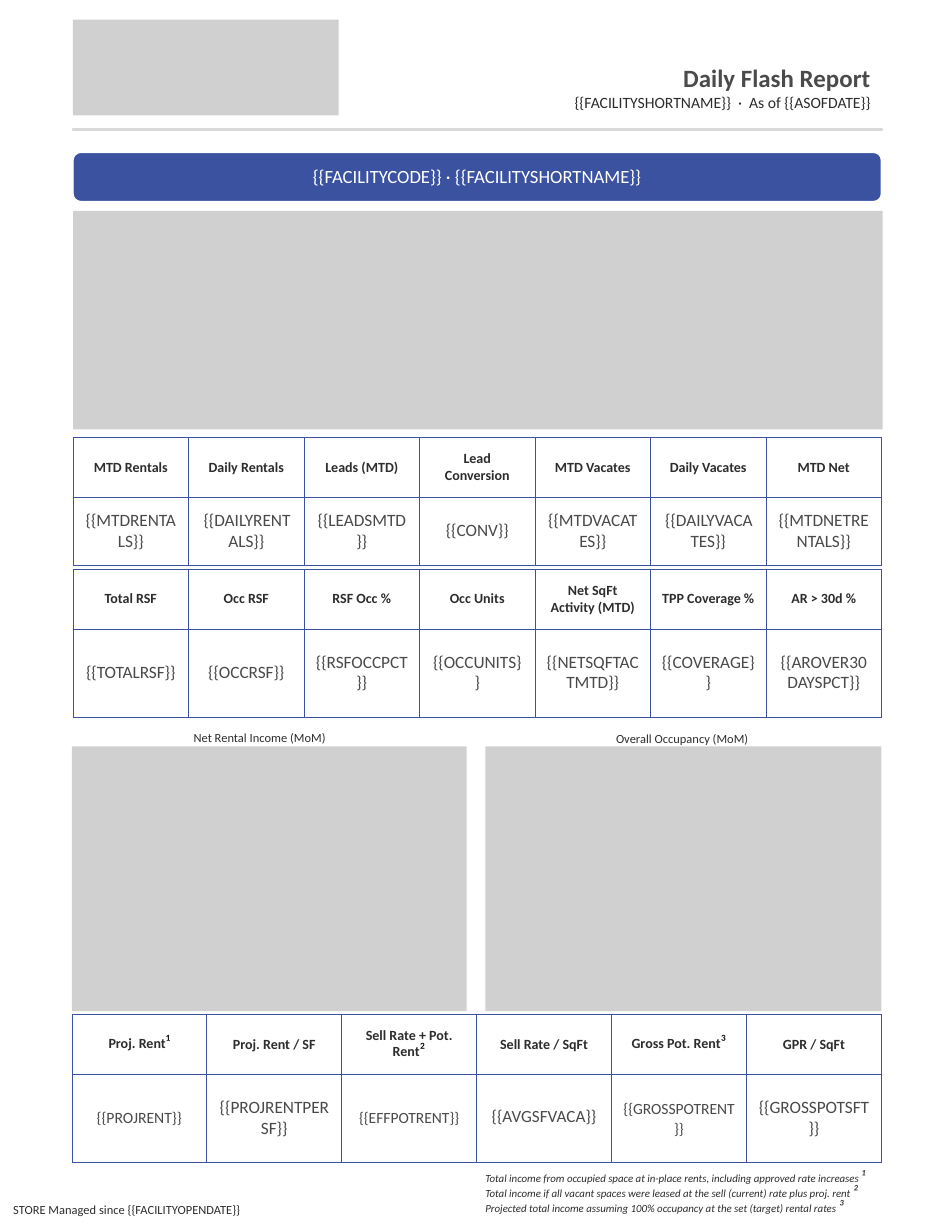
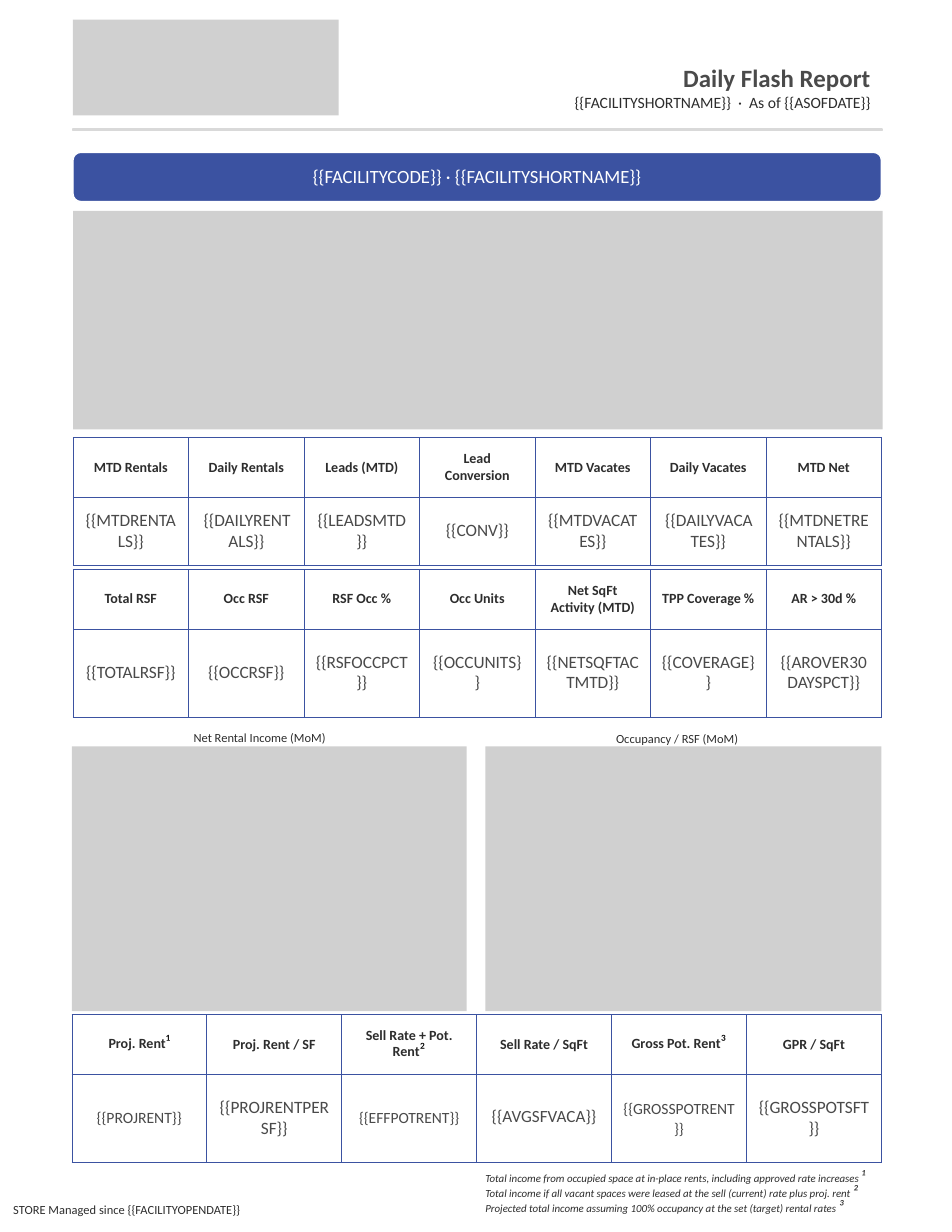
Before and after one commit to alexandermburke/ProformaBuilder, a slide deck: slide 1 of storeinsight/public/FLASHTEMPLATE.pptx. Drawn at 952x1232 pixels with LibreOffice and Linux fonts; fonts in the diff are those of the drawing; grey boxes stand for pictures. Boxes give left, top, right and bottom in pixels: in the first picture for what was removed or moved away, otherwise in the second. Text is boxed around its words. In the diff, an @@ line names an element or a change of style, - is before the commit and + after.

```diff
--- a/storeinsight/public/FLASHTEMPLATE.pptx
+++ b/storeinsight/public/FLASHTEMPLATE.pptx
@@ text at (616,734,738,745): text changed @@
-Overall Occupancy (MoM)
+Occupancy / RSF (MoM)
```
